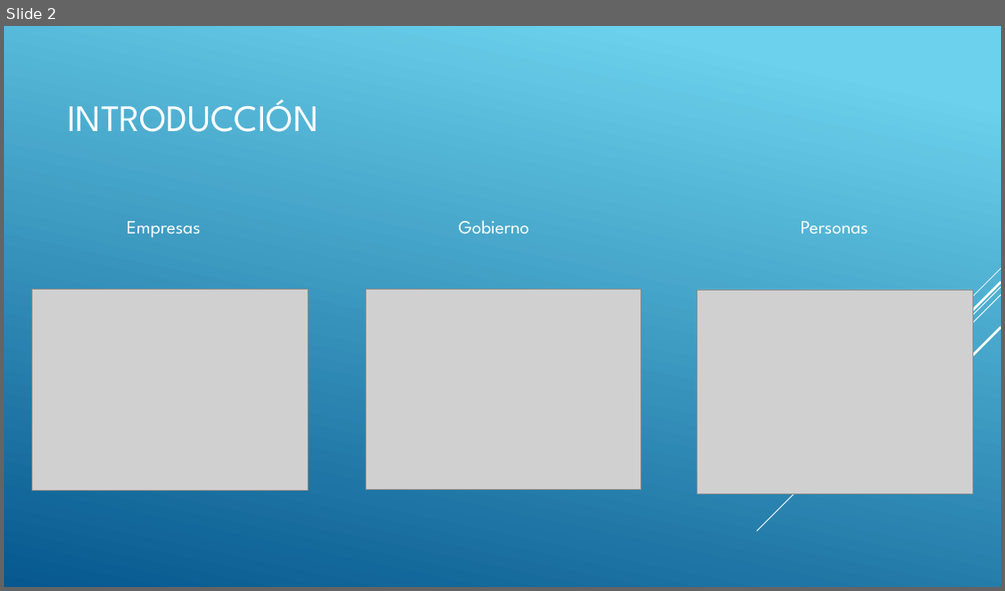
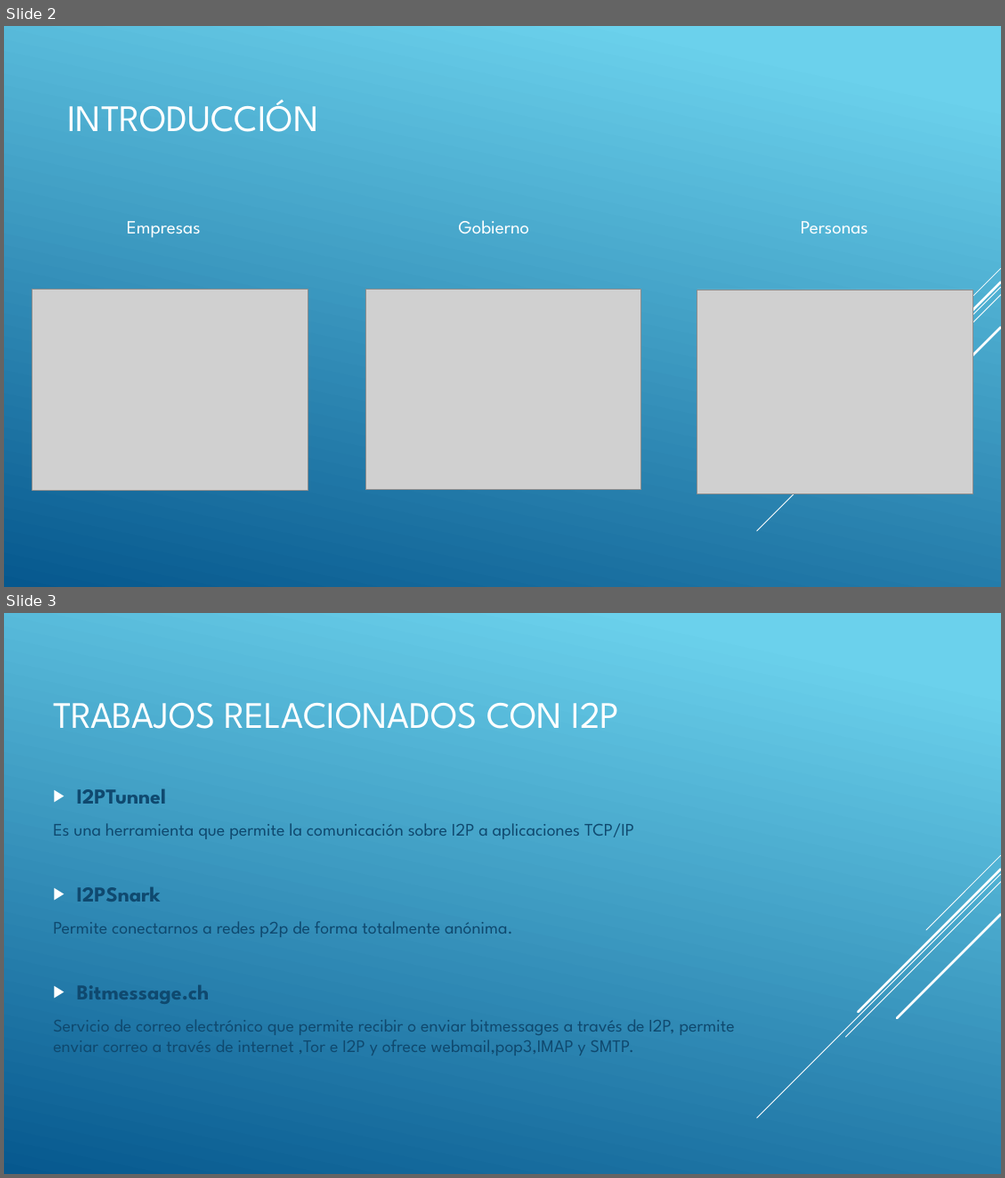
Before and after one commit to ProgrammingKiddo/I2PResearch, a slide deck: I2P.pptx. Shown one above the other, each under a label of ours: slide 2 before the commit, slides 2 and 3 after it. The pictures are 1005x591 and 1005x1178 pixels, drawn with LibreOffice and Linux fonts; fonts in the diff are those of the drawing; grey boxes stand for pictures. Boxes give left, top, right and bottom in pixels: in the first picture for what was removed or moved away, otherwise in the second. Text is boxed around its words. In the diff, an @@ line names an element or a change of style, - is before the commit and + after.

Commit message:
I2P Y DOCUMENTO
Añadida diapostiva nueva a power point I2P y ampliado parte que trata sobre tecnologia usadas y añadido algo a modo de conclusión global

```diff
--- a/I2P.pptx
+++ b/I2P.pptx
@@ slide 3 added at <box>4,613,1001,1174</box>, background gradient #6ED2EB to #06588E; not listed: 5 template elements that a slide beside it also shows @@
@@ title added at <box>53,703,620,729</box>, 36 pt, text #FFFFFF @@
+TRABAJOS RELACIONADOS CON I2P
@@ text added at <box>53,823,735,1055</box>, 17 pt, text #0F496F @@
+▶ I2PTunnel
+Es una herramienta que permite la comunicación sobre I2P a aplicaciones TCP/IP
+▶ I2PSnark
+Permite conectarnos a redes p2p de forma totalmente anónima.
+▶ Bitmessage.ch
+Servicio de correo electrónico que permite recibir o enviar bitmessages a través de I2P, permite enviar correo a través de internet ,Tor e I2P y ofrece webmail,pop3,IMAP y SMTP.
```
Also in this commit, not shown: 1 other file.
